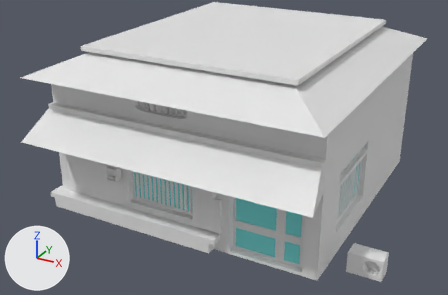
The FBX model Assets/FBX/Buldings/House_Honda.fbx as it was, and as the next commit left it.
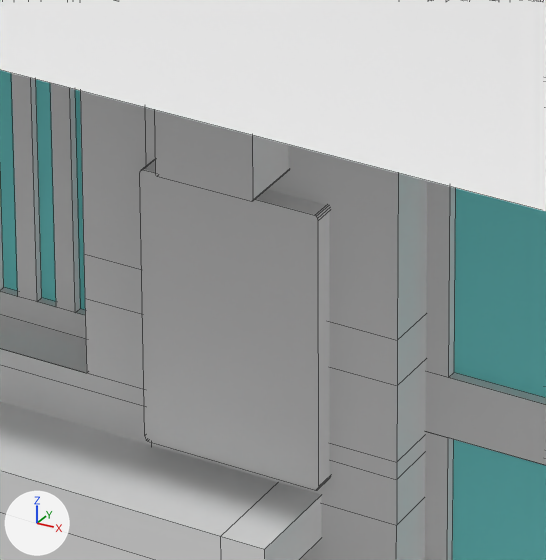
Each version appears first whole from a 50 mm camera at (13.6, -25.9, 15.1) aimed at (-0.2, -0.8, 2.6), and next in a close-up on the part from 41% to 55% of the width and 60% to 82% of the height. Arrows for +X, +Y and +Z are at lower left; the lights stay in place. The close-ups show mesh edges as thin lines. Where no turn or scale is listed for an object, it has been applied to the vertices.
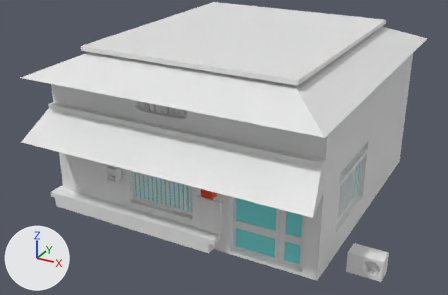
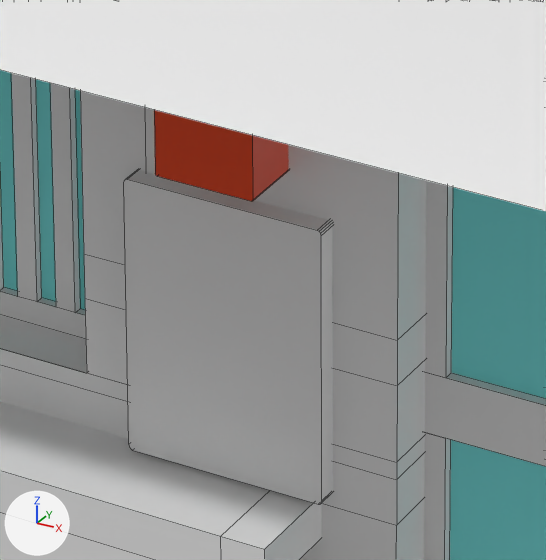
Commit message: Fix on closed houses

Changed parts and their boxes [x1, y1, x2, y2] in the close-ups (546 x 560 px; the box of a moved part takes in the faces that stretch with it):
part 1 of me_cube_027, moved or reshaped: before [140, 160, 330, 490]; after [124, 170, 333, 505]
part 2 of me_cube_027, recoloured: [154, 110, 289, 201] in both

What changed in the scene script:
```text
Add mat_lit:
    mat_lit = principled_material('Lit')
    mat_lit.base_color = (0.8, 0.0516, 0.0)  # orange #e74000
Change me_cube_027:
    used by ob_cube_016; location = (0.0, 0.0, 0.0)
    remove me_cube_027.from_pydata(...)  # 2499 vertices, 2229 faces; spans x -7.0..9.1, y -7.6..8.8, z 0.0..8.1
    add me_cube_027.from_pydata(...)  # 2503 vertices, 2230 faces; spans x -7.0..9.1, y -7.6..8.8, z 0.0..8.1
    me_cube_027 part 1
    28 vertices are removed from x 1.3..2.4, y -5.8..-5.7, z 1.0..2.6
    22 faces are deleted
    3 vertices move within x 1.3..2.4, y -5.8..-5.7, z 2.5
    32 vertices are added at x -5.9..6.1, y -5.8..6.6, z 0.9..4.0
    1 new face joins them, mat_buildinginside (its picture is missing)
    22 new faces join them, mat_house2 (its picture is missing)
    me_cube_027 part 2: 18 faces spanning x 1.6..2.1, y -6.0..-5.6, z 2.7..3.4 switch from mat_house2 (its picture is missing) to mat_lit (orange #e74000)
```
